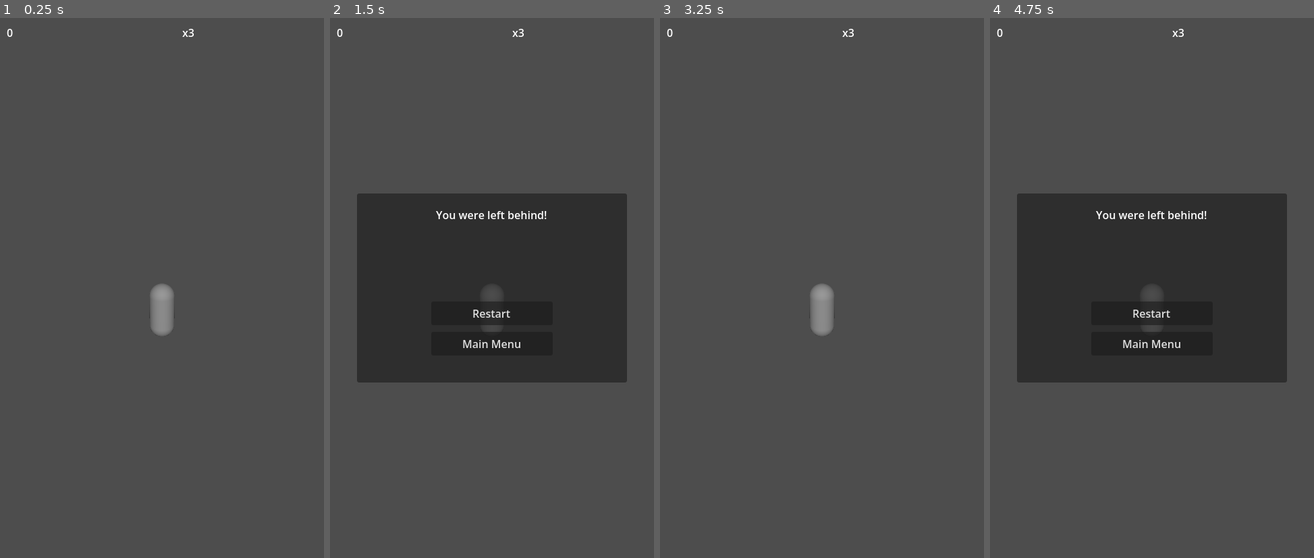
Above: before the commit, frames 1-4 (left to right).
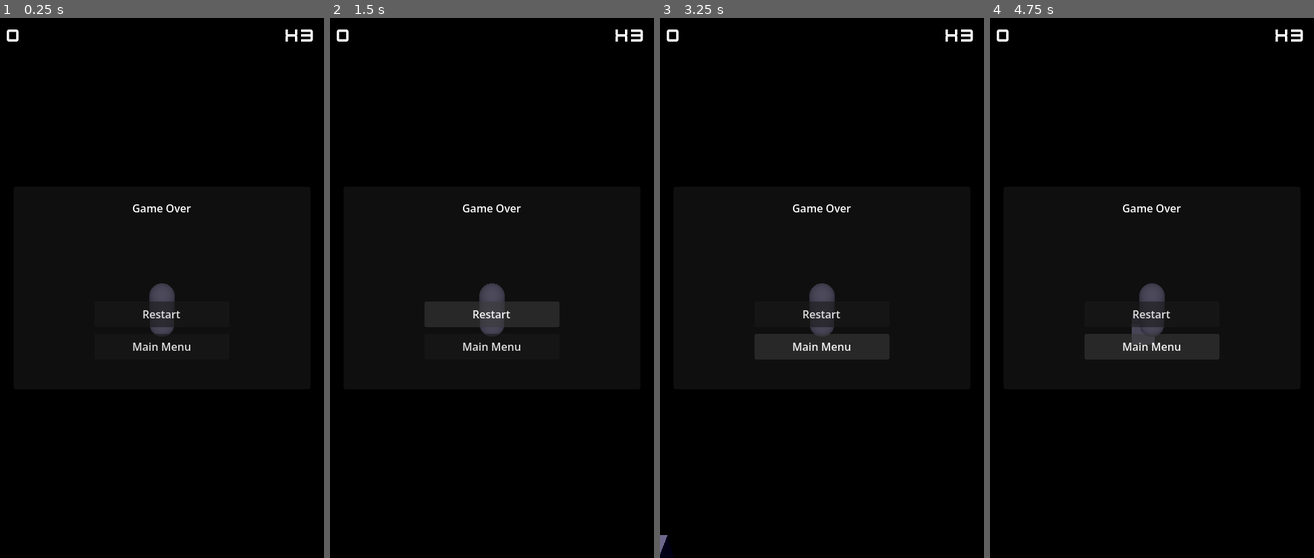
Above: after the commit, the same moments.

Repository: Dinozor/space-jumper
Game: Godot game, scene res://game/gameplay/game.tscn
Two runs of this game, one before a commit and one after it. Both use one fixed random seed, a clock stepped at 60 frames per second and the inputs below. This scene is started directly instead of the project's main scene.
Inputs (mouse positions are in pixels of both pictures, inside the frame that each line leads up to):
- Up to frame 1 (0.25 s): no input
- Up to frame 2 (1.5 s): click (492, 315) at 0.5 s, where only the run after the commit has a clickable "Restart"; click (492, 315) at 1.25 s, where only the run after the commit has a clickable "Restart"
- Up to frame 3 (3.25 s): click "Restart" at 2 s; click (822, 347) at 2.75 s, where only the run after the commit has a clickable "Main Menu"
- Up to frame 4 (4.75 s): hold D (move_right) 3.53-4.28 s; hold A (move_left) from 4.28 s (still down)

The runs differ from the first frame. In frame 1, 100% of the frame differs, in the area x 0-100%, y 0-100%; in frame 2, 97%; in frame 3, 100%; in frame 4, 96%.
Error after the commit: Parse Error: Identifier "AudioManager" not declared in the current scope. (res://game/gameplay/game.gd:49)

Commit message:
assets: add Kenney UI, fonts, and SFX; add space sky environment
Copies Kenney Future fonts, Grey UI PNGs, and SFX (bounce/jump,
damage, button click, win, lose, drift warning) into assets/kenney/.
Adds WorldEnvironment with ProceduralSkyMaterial (dark space sky +
subtle blue ambient + glow) to game.tscn. Wires AudioManager polyphonic
SFX (named play_* methods, self-freeing temp players) and connects
sounds to player bounce, damage, button presses, win/lose events.
Fonts applied via add_theme_font_override in scripts to avoid headless
validation errors.

Co-Authored-By: Claude Sonnet 4.6 <noreply@anthropic.com>

Diff:
--- a/core/autoloads/audio_manager.gd
+++ b/core/autoloads/audio_manager.gd
@@ -2,15 +2,19 @@
 
 ## Music and SFX playback singleton.
 
+const _SFX_BOUNCE_JUMP: AudioStream = preload("res://assets/kenney/audio/sfx/bounce_jump.ogg")
+const _SFX_DAMAGE: AudioStream = preload("res://assets/kenney/audio/sfx/damage.ogg")
+const _SFX_BUTTON: AudioStream = preload("res://assets/kenney/audio/sfx/button_click.ogg")
+const _SFX_WIN: AudioStream = preload("res://assets/kenney/audio/sfx/win.ogg")
+const _SFX_LOSE: AudioStream = preload("res://assets/kenney/audio/sfx/lose.ogg")
+const _SFX_DRIFT_WARNING: AudioStream = preload("res://assets/kenney/audio/sfx/drift_warning.ogg")
+
 var _music_player: AudioStreamPlayer
-var _sfx_player: AudioStreamPlayer
 
 
 func _ready() -> void:
 	_music_player = AudioStreamPlayer.new()
 	add_child(_music_player)
-	_sfx_player = AudioStreamPlayer.new()
-	add_child(_sfx_player)
 
 
 func play_music(stream: AudioStream) -> void:
@@ -18,10 +22,37 @@
 	_music_player.play()
 
 
-func play_sfx(stream: AudioStream) -> void:
-	_sfx_player.stream = stream
-	_sfx_player.play()
+func stop_music() -> void:
+	_music_player.stop()
 
 
-func stop_music() -> void:
-	_music_player.stop()
+func play_jump() -> void:
+	_play_sfx(_SFX_BOUNCE_JUMP)
+
+
+func play_damage() -> void:
+	_play_sfx(_SFX_DAMAGE)
+
+
+func play_button() -> void:
+	_play_sfx(_SFX_BUTTON)
+
+
+func play_win() -> void:
+	_play_sfx(_SFX_WIN)
+
+
+func play_lose() -> void:
+	_play_sfx(_SFX_LOSE)
+
+
+func play_drift_warning() -> void:
+	_play_sfx(_SFX_DRIFT_WARNING)
+
+
+func _play_sfx(stream: AudioStream) -> void:
+	var player := AudioStreamPlayer.new()
+	add_child(player)
+	player.stream = stream
+	player.play()
+	player.finished.connect(player.queue_free)
--- a/game/gameplay/game.gd
+++ b/game/gameplay/game.gd
@@ -46,6 +46,7 @@
 	if _game_ended:
 		return
 	_game_ended = true
+	AudioManager.play_win()
 	level_won.emit()
 	_game_over.show_result("won")
 
@@ -58,6 +59,7 @@
 
 func _end_game(reason: String) -> void:
 	_game_ended = true
+	AudioManager.play_lose()
 	level_lost.emit(reason)
 	_game_over.show_result(reason)
 
--- a/game/gameplay/game.tscn
+++ b/game/gameplay/game.tscn
@@ -10,11 +10,43 @@
 [ext_resource type="PackedScene" path="res://game/objects/debris_safe.tscn" id="Scene_DebrisSafe"]
 [ext_resource type="PackedScene" path="res://game/objects/debris_hazard.tscn" id="Scene_DebrisHazard"]
 
+[sub_resource type="ProceduralSkyMaterial" id="ProcSky_1"]
+sky_top_color = Color(0.005, 0.005, 0.04, 1)
+sky_horizon_color = Color(0.01, 0.01, 0.03, 1)
+sky_curve = 0.15
+sky_energy_multiplier = 0.4
+ground_bottom_color = Color(0, 0, 0, 1)
+ground_horizon_color = Color(0.01, 0.01, 0.02, 1)
+ground_curve = 0.02
+sun_angle_max = 10.0
+sun_curve = 0.12
+
+[sub_resource type="Sky" id="Sky_1"]
+sky_material = SubResource("ProcSky_1")
+
+[sub_resource type="Environment" id="Environment_1"]
+background_mode = 2
+sky = SubResource("Sky_1")
+ambient_light_source = 2
+ambient_light_color = Color(0.15, 0.15, 0.35, 1)
+ambient_light_energy = 0.4
+fog_enabled = false
+glow_enabled = true
+glow_intensity = 0.4
+glow_strength = 1.0
+glow_bloom = 0.1
+
 [node name="Game" type="Node3D"]
 script = ExtResource("Script_Game")
 
+[node name="WorldEnvironment" type="WorldEnvironment" parent="."]
+environment = SubResource("Environment_1")
+
 [node name="DirectionalLight3D" type="DirectionalLight3D" parent="."]
 transform = Transform3D(1, 0, 0, 0, 0.866025, 0.5, 0, -0.5, 0.866025, 0, 20, 0)
+light_color = Color(0.9, 0.85, 1.0, 1)
+light_energy = 1.2
+shadow_enabled = true
 
 [node name="Player" parent="." instance=ExtResource("Scene_Player")]
 
--- a/game/menu/main_menu.gd
+++ b/game/menu/main_menu.gd
@@ -2,6 +2,8 @@
 extends Control
 
 ## Main menu: play, level select, quit.
+
+const _FONT: FontFile = preload("res://assets/kenney/ui/fonts/Kenney Future.ttf")
 
 signal play_pressed
 signal level_select_pressed
@@ -12,16 +14,21 @@
 
 
 func _ready() -> void:
+	for btn: Button in [_play_button, _level_select_button, _quit_button]:
+		btn.add_theme_font_override("font", _FONT)
+		btn.add_theme_font_size_override("font_size", 22)
 	_play_button.pressed.connect(_on_play_pressed)
 	_level_select_button.pressed.connect(_on_level_select_pressed)
 	_quit_button.pressed.connect(get_tree().quit)
 
 
 func _on_play_pressed() -> void:
+	AudioManager.play_button()
 	play_pressed.emit()
 	get_tree().change_scene_to_file("res://game/gameplay/game.tscn")
 
 
 func _on_level_select_pressed() -> void:
+	AudioManager.play_button()
 	level_select_pressed.emit()
 	get_tree().change_scene_to_file("res://game/menu/level_select.tscn")
--- a/game/menu/main_menu.tscn
+++ b/game/menu/main_menu.tscn
@@ -12,10 +12,10 @@
 anchor_top = 0.5
 anchor_right = 0.5
 anchor_bottom = 0.5
-offset_left = -100.0
-offset_top = -75.0
-offset_right = 100.0
-offset_bottom = 75.0
+offset_left = -120.0
+offset_top = -90.0
+offset_right = 120.0
+offset_bottom = 90.0
 
 [node name="PlayButton" type="Button" parent="VBox"]
 text = "Play"
--- a/game/player/player.gd
+++ b/game/player/player.gd
@@ -24,11 +24,13 @@
 
 func bounce(normal: Vector3) -> void:
 	_velocity.y = BOUNCE_FORCE
+	AudioManager.play_jump()
 	jumped.emit()
 
 
 func take_damage(amount: int) -> void:
 	stats.health -= amount
+	AudioManager.play_damage()
 	damaged.emit(amount)
 	if stats.health <= 0:
 		died.emit()
--- a/game/ui/game_over.gd
+++ b/game/ui/game_over.gd
@@ -2,6 +2,8 @@
 extends CanvasLayer
 
 ## Game-over screen: shows result and provides restart / menu actions.
+
+const _FONT: FontFile = preload("res://assets/kenney/ui/fonts/Kenney Future.ttf")
 
 signal restart_pressed
 signal menu_pressed
@@ -19,8 +21,23 @@
 
 
 func _ready() -> void:
-	_restart_button.pressed.connect(restart_pressed.emit)
-	_menu_button.pressed.connect(menu_pressed.emit)
+	_reason_label.add_theme_font_override("font", _FONT)
+	_reason_label.add_theme_font_size_override("font_size", 28)
+	for btn: Button in [_restart_button, _menu_button]:
+		btn.add_theme_font_override("font", _FONT)
+		btn.add_theme_font_size_override("font_size", 18)
+	_restart_button.pressed.connect(_on_restart_pressed)
+	_menu_button.pressed.connect(_on_menu_pressed)
+
+
+func _on_restart_pressed() -> void:
+	AudioManager.play_button()
+	restart_pressed.emit()
+
+
+func _on_menu_pressed() -> void:
+	AudioManager.play_button()
+	menu_pressed.emit()
 
 
 func show_result(reason: String) -> void:
--- a/game/ui/game_over.tscn
+++ b/game/ui/game_over.tscn
@@ -10,18 +10,20 @@
 anchor_top = 0.5
 anchor_right = 0.5
 anchor_bottom = 0.5
-offset_left = -200.0
-offset_top = -140.0
-offset_right = 200.0
-offset_bottom = 140.0
+offset_left = -220.0
+offset_top = -150.0
+offset_right = 220.0
+offset_bottom = 150.0
 
 [node name="ReasonLabel" type="Label" parent="Panel"]
 anchor_left = 0.0
 anchor_top = 0.0
 anchor_right = 1.0
 anchor_bottom = 0.0
+offset_left = 10.0
 offset_top = 20.0
-offset_bottom = 80.0
+offset_right = -10.0
+offset_bottom = 90.0
 text = "Game Over"
 horizontal_alignment = 1
 
@@ -30,10 +32,10 @@
 anchor_top = 0.5
 anchor_right = 0.5
 anchor_bottom = 0.5
-offset_left = -90.0
+offset_left = -100.0
 offset_top = 20.0
-offset_right = 90.0
-offset_bottom = 55.0
+offset_right = 100.0
+offset_bottom = 58.0
 text = "Restart"
 
 [node name="MenuButton" type="Button" parent="Panel"]
@@ -41,8 +43,8 @@
 anchor_top = 0.5
 anchor_right = 0.5
 anchor_bottom = 0.5
-offset_left = -90.0
-offset_top = 65.0
-offset_right = 90.0
-offset_bottom = 100.0
+offset_left = -100.0
+offset_top = 68.0
+offset_right = 100.0
+offset_bottom = 106.0
 text = "Main Menu"
--- a/game/ui/hud.gd
+++ b/game/ui/hud.gd
@@ -3,9 +3,21 @@
 
 ## In-game HUD: score, health, drift warning.
 
+const _FONT: FontFile = preload("res://assets/kenney/ui/fonts/Kenney Future.ttf")
+
 @onready var _score_label: Label = $ScoreLabel
 @onready var _health_label: Label = $HealthLabel
 @onready var _drift_warning: Label = $DriftWarning
+
+
+func _ready() -> void:
+	_score_label.add_theme_font_override("font", _FONT)
+	_score_label.add_theme_font_size_override("font_size", 28)
+	_health_label.add_theme_font_override("font", _FONT)
+	_health_label.add_theme_font_size_override("font_size", 28)
+	_drift_warning.add_theme_font_override("font", _FONT)
+	_drift_warning.add_theme_font_size_override("font_size", 20)
+	_drift_warning.add_theme_color_override("font_color", Color(1.0, 0.3, 0.1, 1.0))
 
 
 func update_score(value: int) -> void:
--- a/game/ui/hud.tscn
+++ b/game/ui/hud.tscn
@@ -12,8 +12,8 @@
 anchor_bottom = 0.0
 offset_left = 10.0
 offset_top = 10.0
-offset_right = 200.0
-offset_bottom = 40.0
+offset_right = 240.0
+offset_bottom = 48.0
 text = "0"
 
 [node name="HealthLabel" type="Label" parent="."]
@@ -21,20 +21,22 @@
 anchor_top = 0.0
 anchor_right = 1.0
 anchor_bottom = 0.0
-offset_left = -210.0
+offset_left = -240.0
 offset_top = 10.0
 offset_right = -10.0
-offset_bottom = 40.0
+offset_bottom = 48.0
 text = "x3"
+horizontal_alignment = 2
 
 [node name="DriftWarning" type="Label" parent="."]
 anchor_left = 0.5
 anchor_top = 0.0
 anchor_right = 0.5
 anchor_bottom = 0.0
-offset_left = -120.0
+offset_left = -150.0
 offset_top = 60.0
-offset_right = 120.0
-offset_bottom = 90.0
+offset_right = 150.0
+offset_bottom = 95.0
 text = "WARNING: DRIFTING!"
+horizontal_alignment = 1
 visible = false
Not shown, added: assets/kenney/audio/sfx/bounce_jump.ogg.import
Not shown, added: assets/kenney/audio/sfx/button_click.ogg.import
Not shown, added: assets/kenney/audio/sfx/damage.ogg.import
Not shown, added: assets/kenney/audio/sfx/drift_warning.ogg.import
Not shown, added: assets/kenney/audio/sfx/lose.ogg.import
Not shown, added: assets/kenney/audio/sfx/win.ogg.import
Binary file added: assets/kenney/ui/fonts/Kenney Future Narrow.ttf
Not shown, added: assets/kenney/ui/fonts/Kenney Future Narrow.ttf.import
Binary file added: assets/kenney/ui/fonts/Kenney Future.ttf
Not shown, added: assets/kenney/ui/fonts/Kenney Future.ttf.import
Binary file added: assets/kenney/ui/png/grey/default/bar_round_gloss_large.png
Not shown, added: assets/kenney/ui/png/grey/default/bar_round_gloss_large.png.import
(and 124 more such lines)
